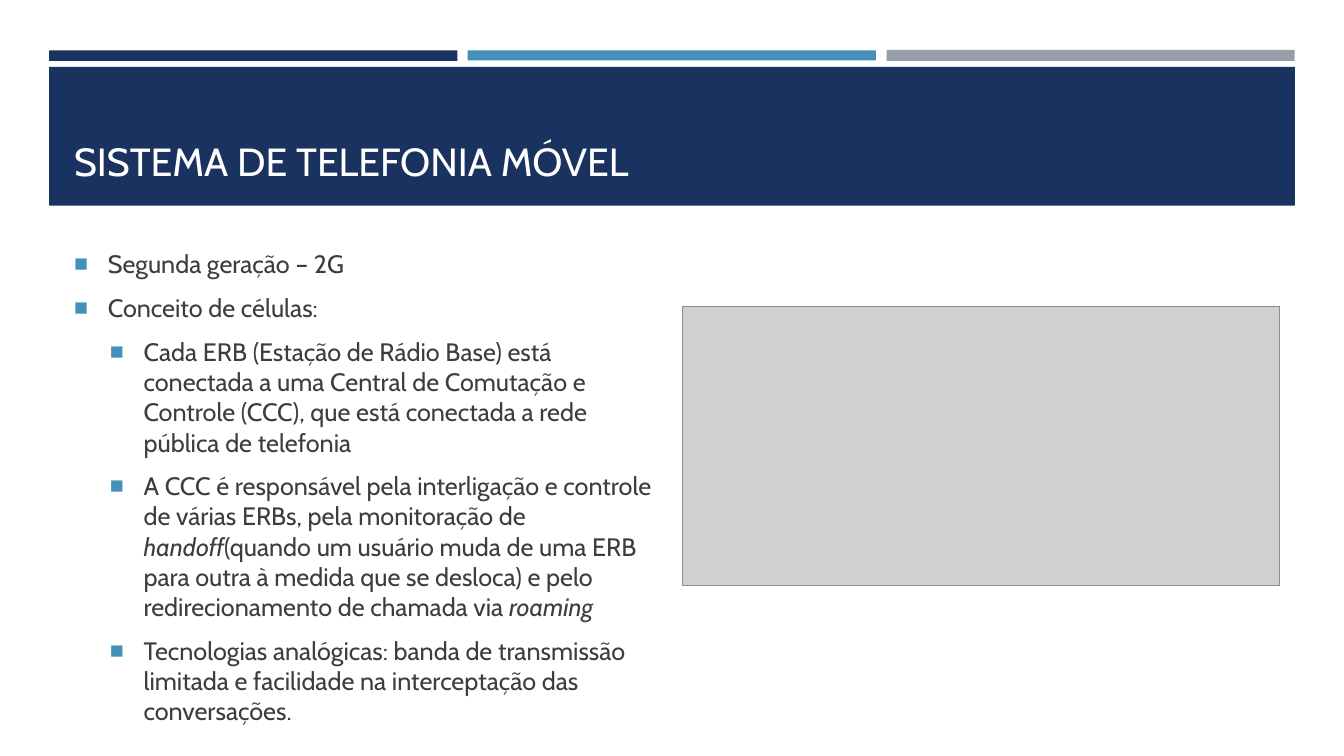
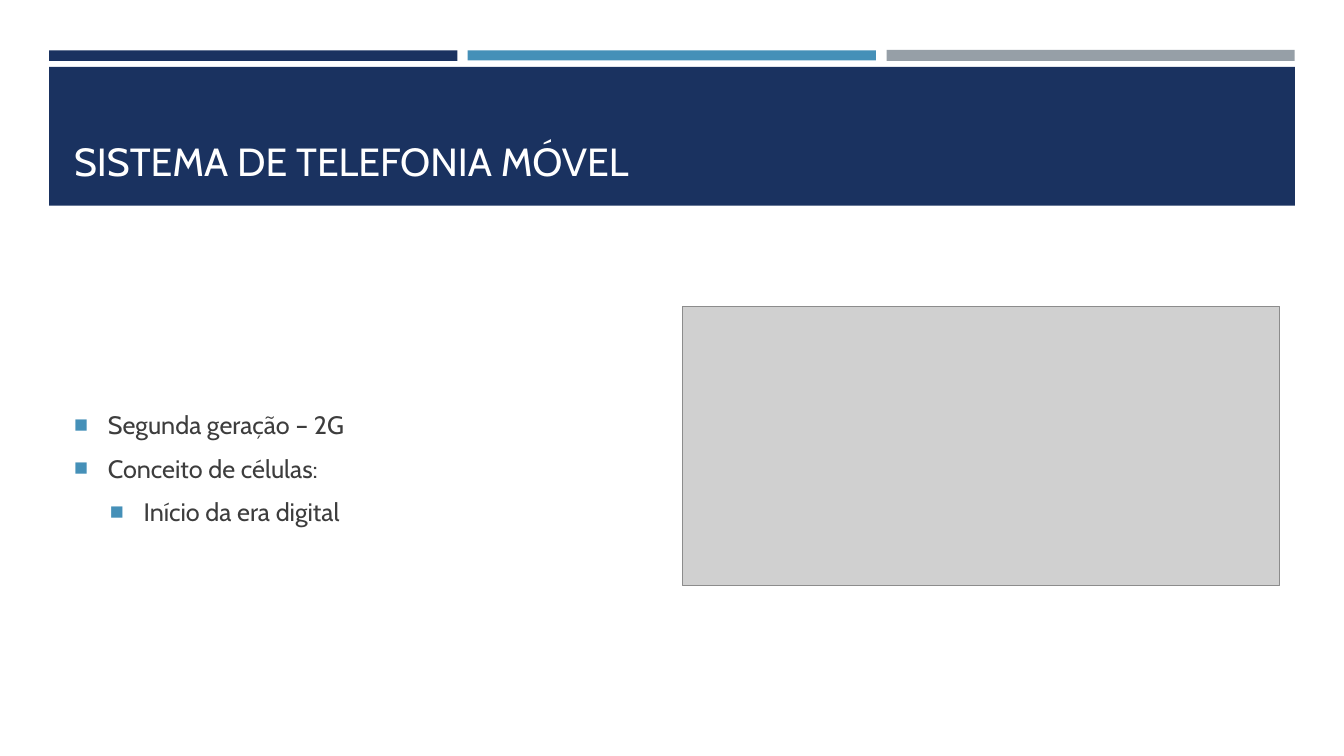
Before and after one commit to joelteixeiradacunha/aulas_php_mysql, a slide deck: slide 41 of Redes/REDES DE COMPUTADORES.pptx. Drawn at 1344x756 pixels with LibreOffice and Linux fonts; fonts in the diff are those of the drawing; grey boxes stand for pictures. Boxes give left, top, right and bottom in pixels: in the first picture for what was removed or moved away, otherwise in the second. Text is boxed around its words. In the diff, an @@ line names an element or a change of style, - is before the commit and + after.

```diff
--- a/Redes/REDES DE COMPUTADORES.pptx
+++ b/Redes/REDES DE COMPUTADORES.pptx
@@ text at bbox=[144, 502, 340, 527]: text changed @@
-  ■ Cada ERB (Estação de Rádio Base) está conectada a uma Central de Comutação e Controle (CCC), que está conectada a rede pública de telefonia
-  ■ A CCC é responsável pela interligação e controle de várias ERBs, pela monitoração de handoff(quando um usuário muda de uma ERB para outra à medida que se desloca) e pelo redirecionamento de chamada via roaming
-  ■ Tecnologias analógicas: banda de transmissão limitada e facilidade na interceptação das conversações.
+  ■ Início da era digital
```
Also in this commit, not shown: 9 other files.
